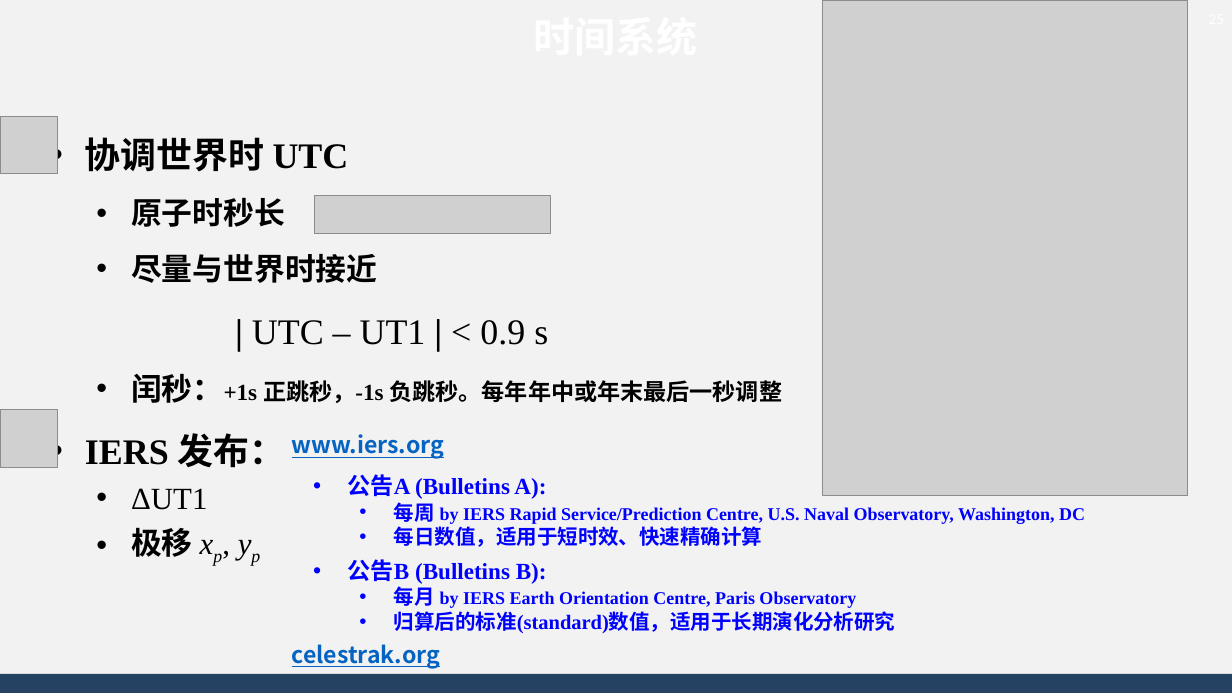
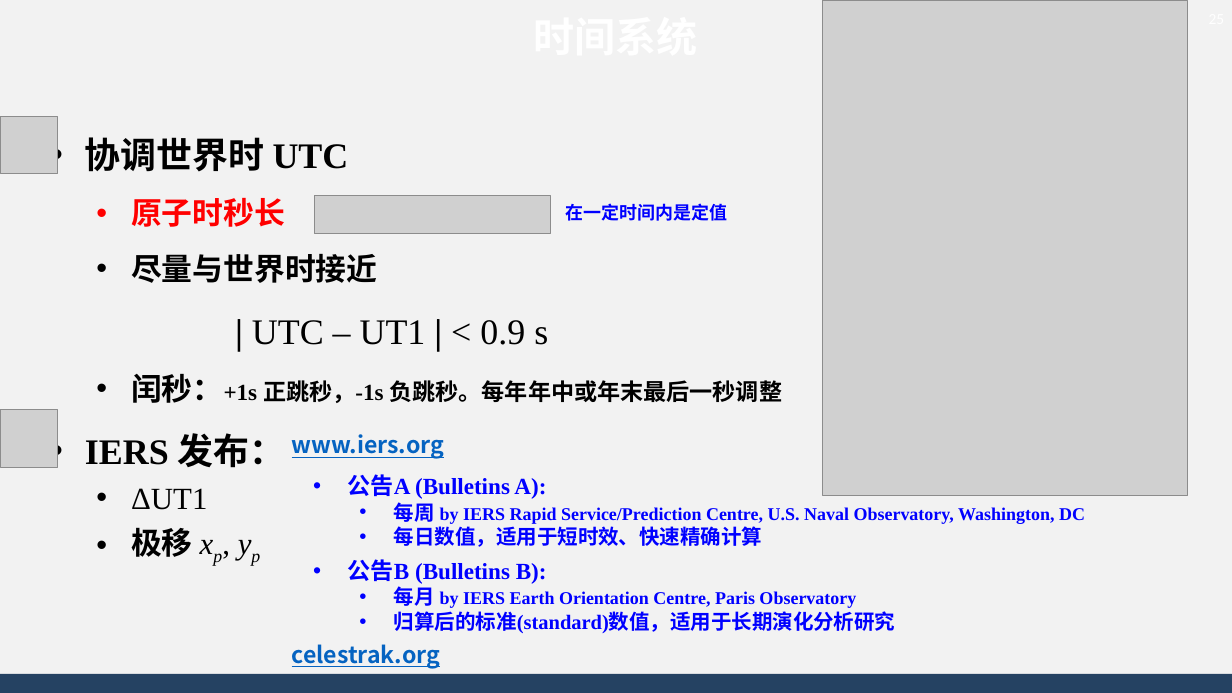
Before and after one commit to AsBackup/DAOSSA, a slide deck: slide 25 of 01 天球概念与时间系统.pptx. Drawn at 1232x693 pixels with LibreOffice and Linux fonts; fonts in the diff are those of the drawing; grey boxes stand for pictures; background and template pictures are left out. Boxes give left, top, right and bottom in pixels: in the first picture for what was removed or moved away, otherwise in the second. Text is boxed around its words. In the diff, an @@ line names an element or a change of style, - is before the commit and + after.

```diff
--- a/01 天球概念与时间系统.pptx
+++ b/01 天球概念与时间系统.pptx
@@ text at (131, 198, 285, 227): text colour #000000 to #FF0000 in "原子时秒长" @@
@@ text added at (566, 203, 728, 221), 14 pt, text #0000FF, bold @@
+在一定时间内是定值
```
Also in this commit, not shown: 7 other slides changed.
